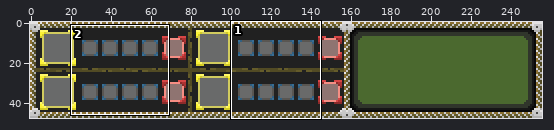
Two states of a sprite sheet, KnightsOfThePixelTable/Images/GUI/hud.png. Above: a wide view before the commit, with the close-up outlined.
Close-up. Old version:
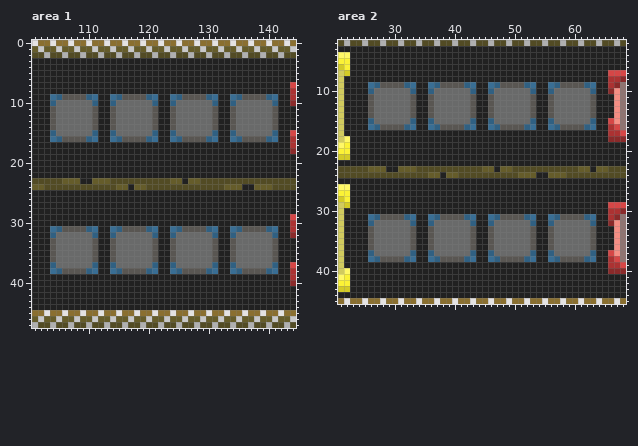
The file is 256x48 pixels. Shown: area 1: x 101..144, y 0..47; area 2: x 21..68, y 2..45.
Once edited:
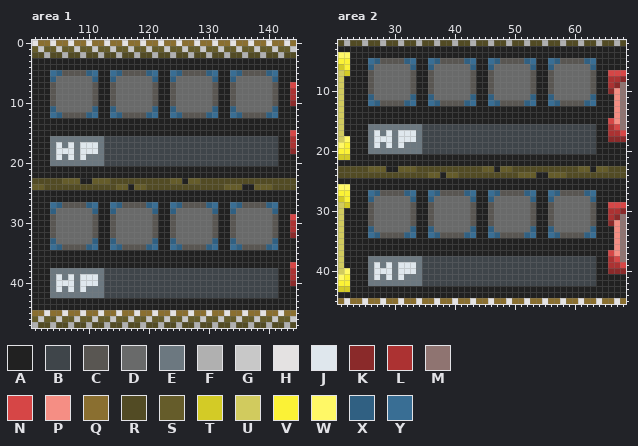
Palette (. is transparent): A #212121  B #3f454a  C #595652  D #696a6a  E #6c7880  F #b0b0b0  G #c8c8c8  H #e4e2e2  J #dfe7ed  K #8a2a2a  L #ac3232  M #8f7471  N #d64646  P #f58e84  Q #8a6f30  R #524b24  S #655c2a  T #d3cb26  U #d1cb5e  V #fbf236  W #fff866  X #306082  Y #396e94
Change:
Changed rows in their new state; - is an unchanged pixel.
Area 1:
first column x 104:
 5 YXCCCCXY--YXCCCCXY--YXCCCCXY--YXCCCCXY
 6 XDDDDDDX--XDDDDDDX--XDDDDDDX--XDDDDDDX
 7 CDDDDDDC--CDDDDDDC--CDDDDDDC--CDDDDDDC
 8 CDDDDDDC--CDDDDDDC--CDDDDDDC--CDDDDDDC
 9 CDDDDDDC--CDDDDDDC--CDDDDDDC--CDDDDDDC
10 C------C--C------C--C------C--C------C
11 X------X--X------X--X------X--X------X
12 YXCCCCXY--YXCCCCXY--YXCCCCXY--YXCCCCXY
13 AAAAAAAA--AAAAAAAA--AAAAAAAA--AAAAAAAA
14 AAAAAAAA--AAAAAAAA--AAAAAAAA--AAAAAAAA
15 AAAAAAAA--AAAAAAAA--AAAAAAAA--AAAAAAAA
16 EEEEEEEEEBBBBBBBBBBBBBBBBBBBBBBBBBBBBB
17 EJEJEJJJEBBBBBBBBBBBBBBBBBBBBBBBBBBBBB
18 EJJJEJJJEBBBBBBBBBBBBBBBBBBBBBBBBBBBBB
19 EJEJEJEEEBBBBBBBBBBBBBBBBBBBBBBBBBBBBB
20 EEEEEEEEEBBBBBBBBBBBBBBBBBBBBBBBBBBBBB
first column x 104:
27 YXCCCCXY--YXCCCCXY--YXCCCCXY--YXCCCCXY
28 XDDDDDDX--XDDDDDDX--XDDDDDDX--XDDDDDDX
29 CDDDDDDC--CDDDDDDC--CDDDDDDC--CDDDDDDC
30 CDDDDDDC--CDDDDDDC--CDDDDDDC--CDDDDDDC
31 CDDDDDDC--CDDDDDDC--CDDDDDDC--CDDDDDDC
32 C------C--C------C--C------C--C------C
33 X------X--X------X--X------X--X------X
34 YXCCCCXY--YXCCCCXY--YXCCCCXY--YXCCCCXY
35 AAAAAAAA--AAAAAAAA--AAAAAAAA--AAAAAAAA
36 AAAAAAAA--AAAAAAAA--AAAAAAAA--AAAAAAAA
37 AAAAAAAA--AAAAAAAA--AAAAAAAA--AAAAAAAA
38 EEEEEEEEEBBBBBBBBBBBBBBBBBBBBBBBBBBBBB
39 EJEJEJJJEBBBBBBBBBBBBBBBBBBBBBBBBBBBBB
40 EJJJEJJJEBBBBBBBBBBBBBBBBBBBBBBBBBBBBB
41 EJEJEJEEEBBBBBBBBBBBBBBBBBBBBBBBBBBBBB
42 EEEEEEEEEBBBBBBBBBBBBBBBBBBBBBBBBBBBBB
Area 2:
first column x 26:
 5 YXCCCCXY--YXCCCCXY--YXCCCCXY--YXCCCCXY
 6 XDDDDDDX--XDDDDDDX--XDDDDDDX--XDDDDDDX
 7 CDDDDDDC--CDDDDDDC--CDDDDDDC--CDDDDDDC
 8 CDDDDDDC--CDDDDDDC--CDDDDDDC--CDDDDDDC
 9 CDDDDDDC--CDDDDDDC--CDDDDDDC--CDDDDDDC
10 C------C--C------C--C------C--C------C
11 X------X--X------X--X------X--X------X
12 YXCCCCXY--YXCCCCXY--YXCCCCXY--YXCCCCXY
13 AAAAAAAA--AAAAAAAA--AAAAAAAA--AAAAAAAA
14 AAAAAAAA--AAAAAAAA--AAAAAAAA--AAAAAAAA
15 AAAAAAAA--AAAAAAAA--AAAAAAAA--AAAAAAAA
16 EEEEEEEEEBBBBBBBBBBBBBBBBBBBBBBBBBBBBB
17 EJEJEJJJEBBBBBBBBBBBBBBBBBBBBBBBBBBBBB
18 EJJJEJJJEBBBBBBBBBBBBBBBBBBBBBBBBBBBBB
19 EJEJEJEEEBBBBBBBBBBBBBBBBBBBBBBBBBBBBB
20 EEEEEEEEEBBBBBBBBBBBBBBBBBBBBBBBBBBBBB
first column x 26:
27 YXCCCCXY--YXCCCCXY--YXCCCCXY--YXCCCCXY
28 XDDDDDDX--XDDDDDDX--XDDDDDDX--XDDDDDDX
29 CDDDDDDC--CDDDDDDC--CDDDDDDC--CDDDDDDC
30 CDDDDDDC--CDDDDDDC--CDDDDDDC--CDDDDDDC
31 CDDDDDDC--CDDDDDDC--CDDDDDDC--CDDDDDDC
32 C------C--C------C--C------C--C------C
33 X------X--X------X--X------X--X------X
34 YXCCCCXY--YXCCCCXY--YXCCCCXY--YXCCCCXY
35 AAAAAAAA--AAAAAAAA--AAAAAAAA--AAAAAAAA
36 AAAAAAAA--AAAAAAAA--AAAAAAAA--AAAAAAAA
37 AAAAAAAA--AAAAAAAA--AAAAAAAA--AAAAAAAA
38 EEEEEEEEEBBBBBBBBBBBBBBBBBBBBBBBBBBBBB
39 EJEJEJJJEBBBBBBBBBBBBBBBBBBBBBBBBBBBBB
40 EJJJEJJJEBBBBBBBBBBBBBBBBBBBBBBBBBBBBB
41 EJEJEJEEEBBBBBBBBBBBBBBBBBBBBBBBBBBBBB
42 EEEEEEEEEBBBBBBBBBBBBBBBBBBBBBBBBBBBBB
Changed places in both close-ups, as pixel boxes (x1, y1, x2, y2):
changed: (50, 70, 278, 166)
changed: (50, 202, 278, 298)
changed: (368, 58, 596, 154)
changed: (368, 190, 596, 286)
